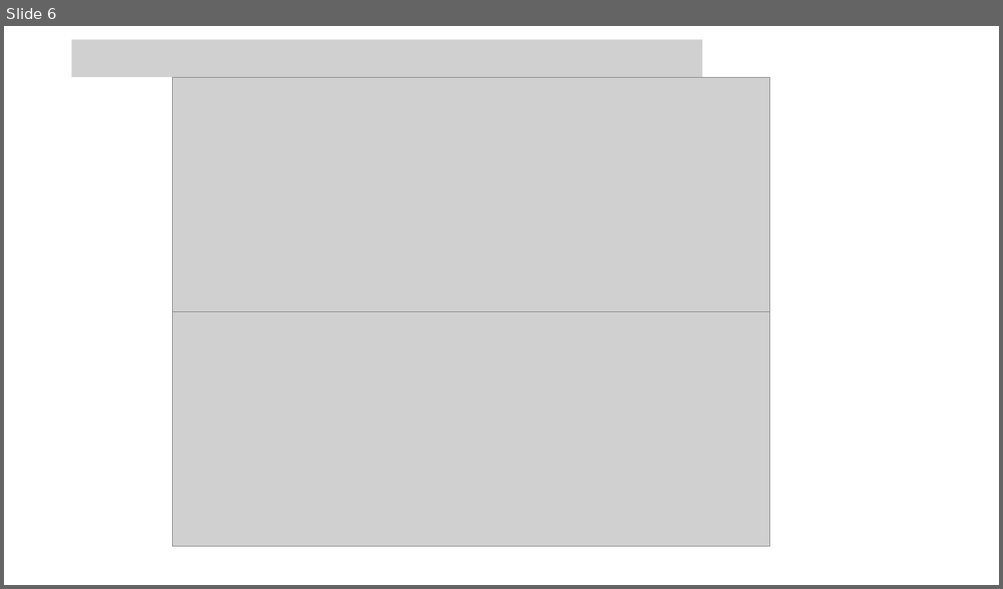
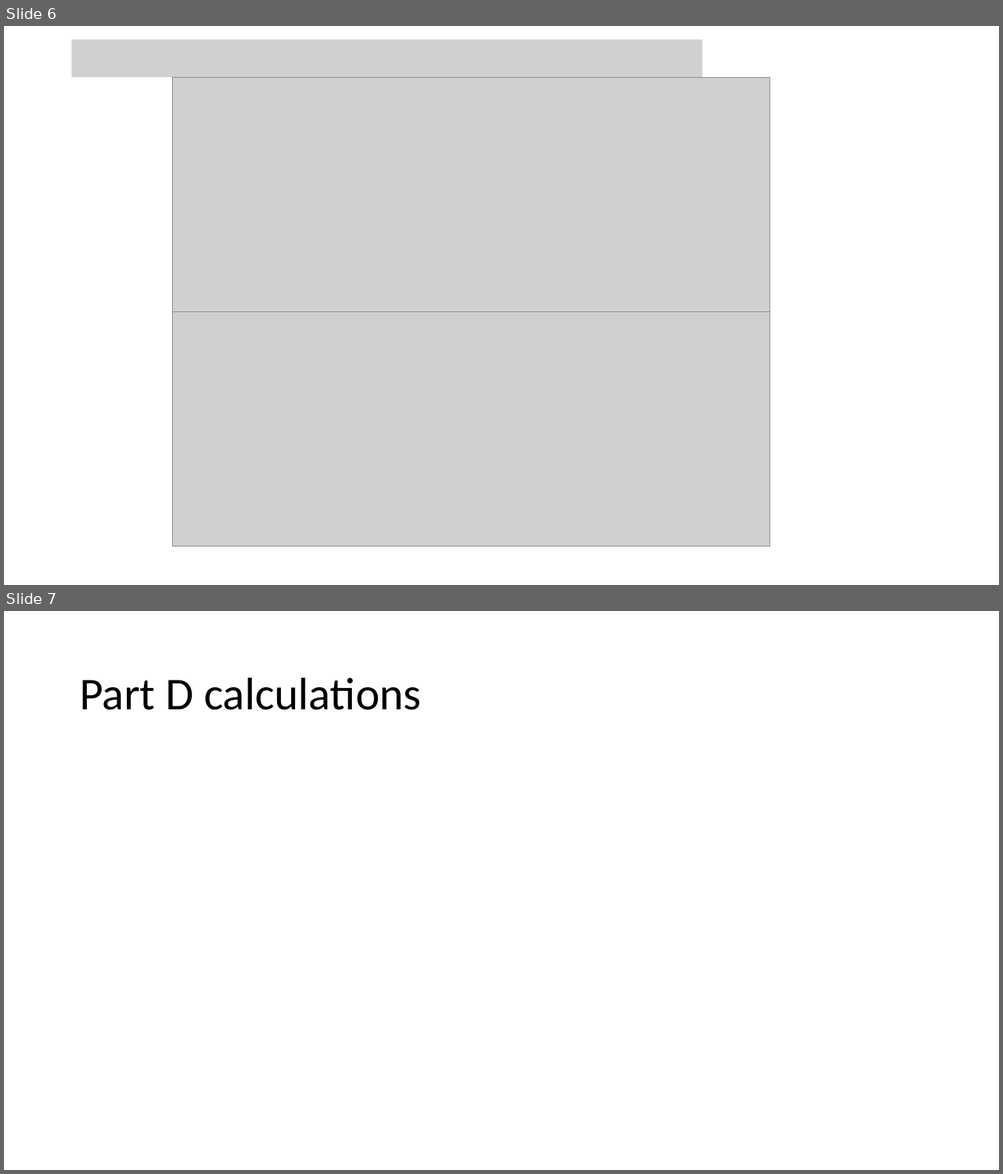
Before and after one commit to LukaiWang1998/mis_final_proj, a slide deck: presentation.pptx. Shown one above the other, each under a label of ours: slide 6 before the commit, slides 6 and 7 after it. The pictures are 1003x589 and 1003x1174 pixels, drawn with LibreOffice and Linux fonts; fonts in the diff are those of the drawing; grey boxes stand for pictures. Boxes give left, top, right and bottom in pixels: in the first picture for what was removed or moved away, otherwise in the second. Text is boxed around its words. In the diff, an @@ line names an element or a change of style, - is before the commit and + after.

Commit message:
included part D

```diff
--- a/presentation.pptx
+++ b/presentation.pptx
@@ slide 7 added at (4, 611, 999, 1170), background #FFFFFF @@
@@ title added at (79, 678, 421, 710), 44 pt, text #000000 @@
+Part D calculations
```
Also in this commit, not shown: 2 other slides added.
